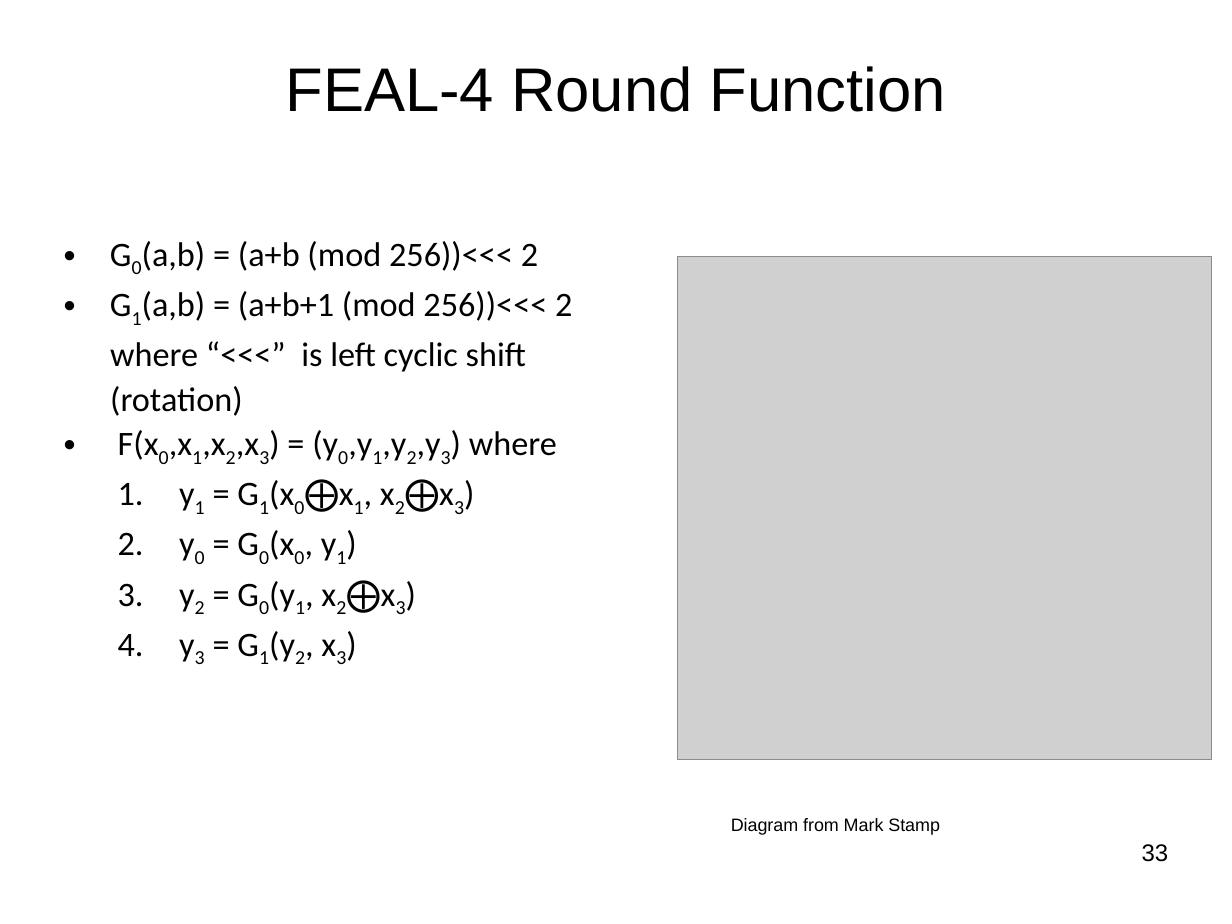
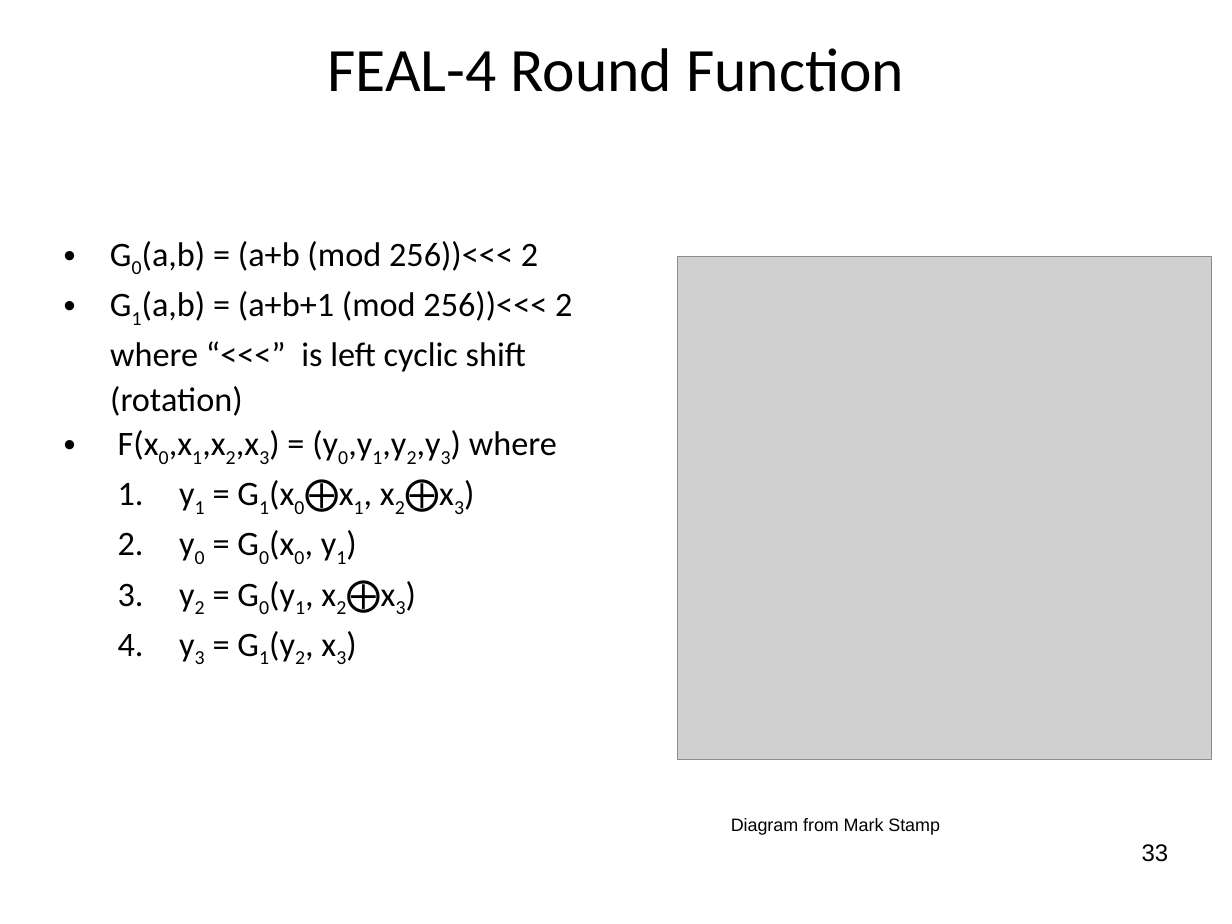
Before and after one commit to jlmucb/class_notes, a slide deck: slide 33 of BerkeleyClass/CS290Spring2013/Lectures/Cryptoclass4.pptx. Drawn at 1232x924 pixels with LibreOffice and Linux fonts; fonts in the diff are those of the drawing; grey boxes stand for pictures. Boxes give left, top, right and bottom in pixels: in the first picture for what was removed or moved away, otherwise in the second. Text is boxed around its words. In the diff, an @@ line names an element or a change of style, - is before the commit and + after.

```diff
--- a/BerkeleyClass/CS290Spring2013/Lectures/Cryptoclass4.pptx
+++ b/BerkeleyClass/CS290Spring2013/Lectures/Cryptoclass4.pptx
@@ title "FEAL-4 Round Function": place and size @@
-title "FEAL-4 Round Function" at [286, 66, 946, 112]
+title "FEAL-4 Round Function" at [327, 48, 904, 92]
@@ title "FEAL-4 Round Function" at [327, 48, 904, 92]: font Arial to Calibri @@
```
Also in this commit, not shown: 13 other slides changed, 1 slide added.
